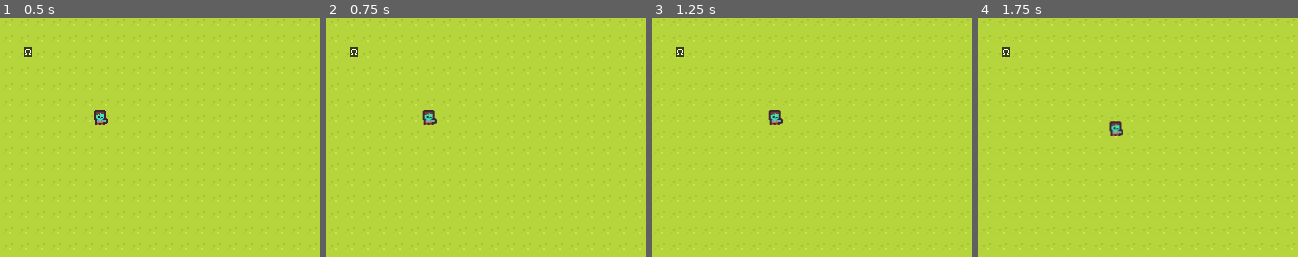
Above: before the commit, frames 1-4 (left to right).
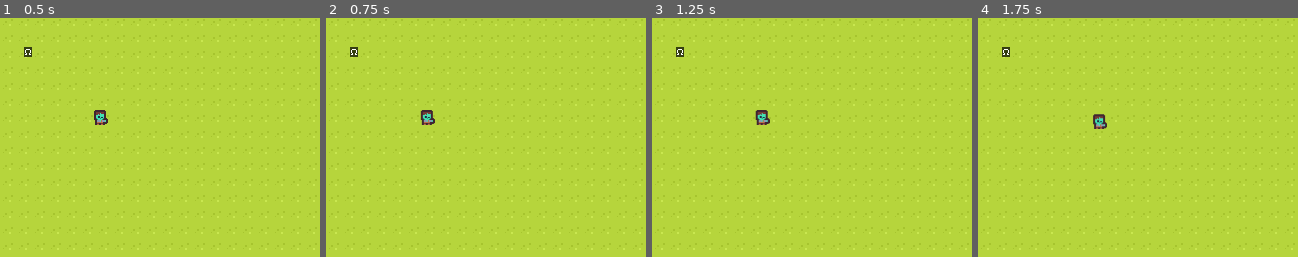
Above: after the commit, the same moments.

Repository: jackokring/here
Game: Godot game, scene res://Scenes/main.tscn
The game is run twice, just before and just after one commit, with the same random seed, the same clock (stepped at 60 frames per second) and the same inputs. Sound files missing from this copy of the repository are replaced by a short silence.
Inputs:
- Up to frame 1 (0.5 s): no input
- Up to frame 2 (0.75 s): tap Enter at 0.5 s; hold Right (ui_right) from 0.53 s (still down)
- Up to frame 3 (1.25 s): keep holding Right (ui_right)
- Up to frame 4 (1.75 s): release Right (ui_right) at 1.28 s; hold Down (ui_down) from 1.28 s (still down)
The pictures show only the part of the screen within x 0-50%, y 0-50%; the shares and areas given below are measured in that part.

Frame 1 is identical in both runs. In frame 2, 0.2% of the frame differs, in the area x 29-35%, y 38-45%; in frame 3, 0.5%, in the area x 32-41%, y 38-45%; in frame 4, 0.5%.

Commit message:
Motive control (direct physics step).

Diff:
--- a/Scripts/game.gd
+++ b/Scripts/game.gd
@@ -3,8 +3,8 @@
 # Game globals
 var level: int = 1
 # sets impulse per frame
-var speed_baseline: float = 3.0
+var speed_baseline: float = 50.0
 # sets slow down fraction of velocity per frame
-var friction: float = 0.05
+var friction: float = 0.8
 var paused: bool = false
 var playing: bool = false
--- a/Scripts/player.gd
+++ b/Scripts/player.gd
@@ -16,8 +16,8 @@
 
 func  _integrate_forces(state: PhysicsDirectBodyState2D) -> void:
 	var input = Game.speed_baseline * Input.get_vector("ui_left", "ui_right", "ui_up", "ui_down")
-	apply_central_impulse(input)
-	apply_central_impulse(-Game.friction * state.linear_velocity)
+	state.apply_central_impulse(input * state.step)
+	state.apply_central_impulse(-Game.friction * state.linear_velocity * state.step)
 
 # atlas pos collide
 func map_collide(atlas: Array[Vector2i], id: Vector2i) -> void:
